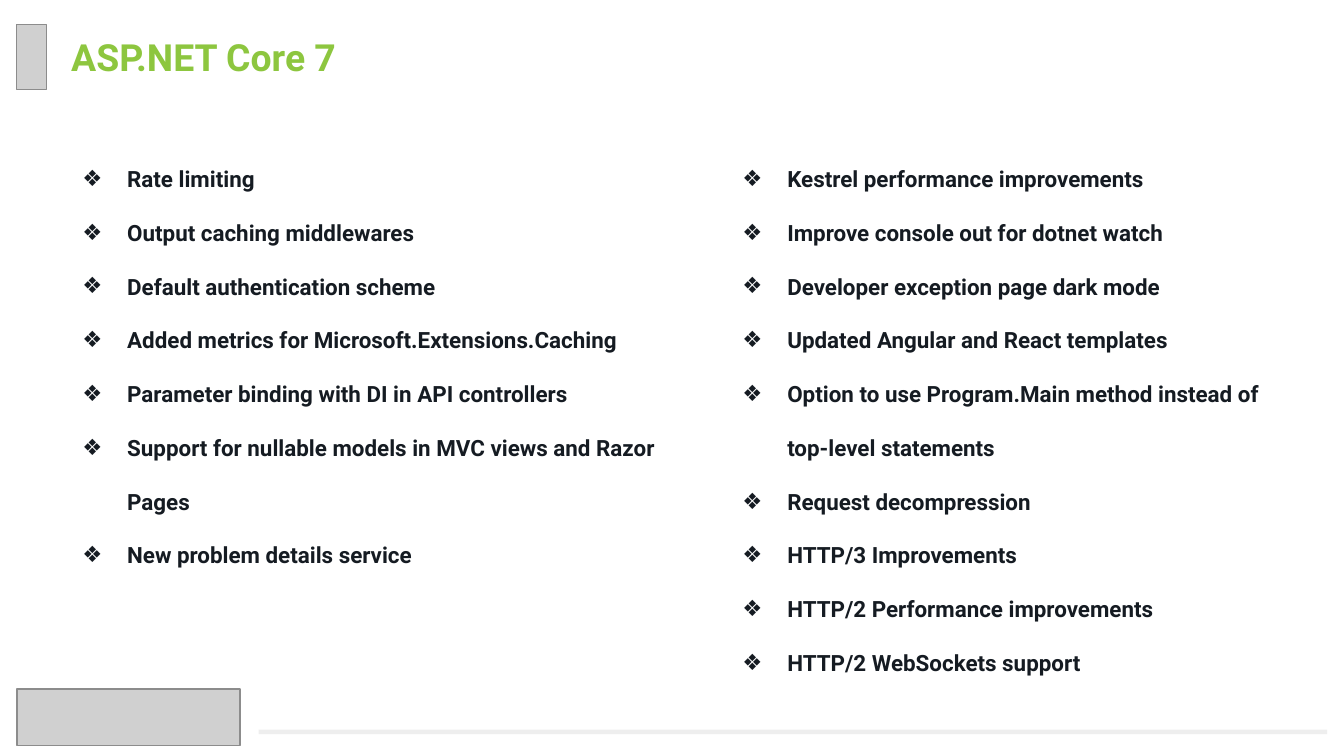
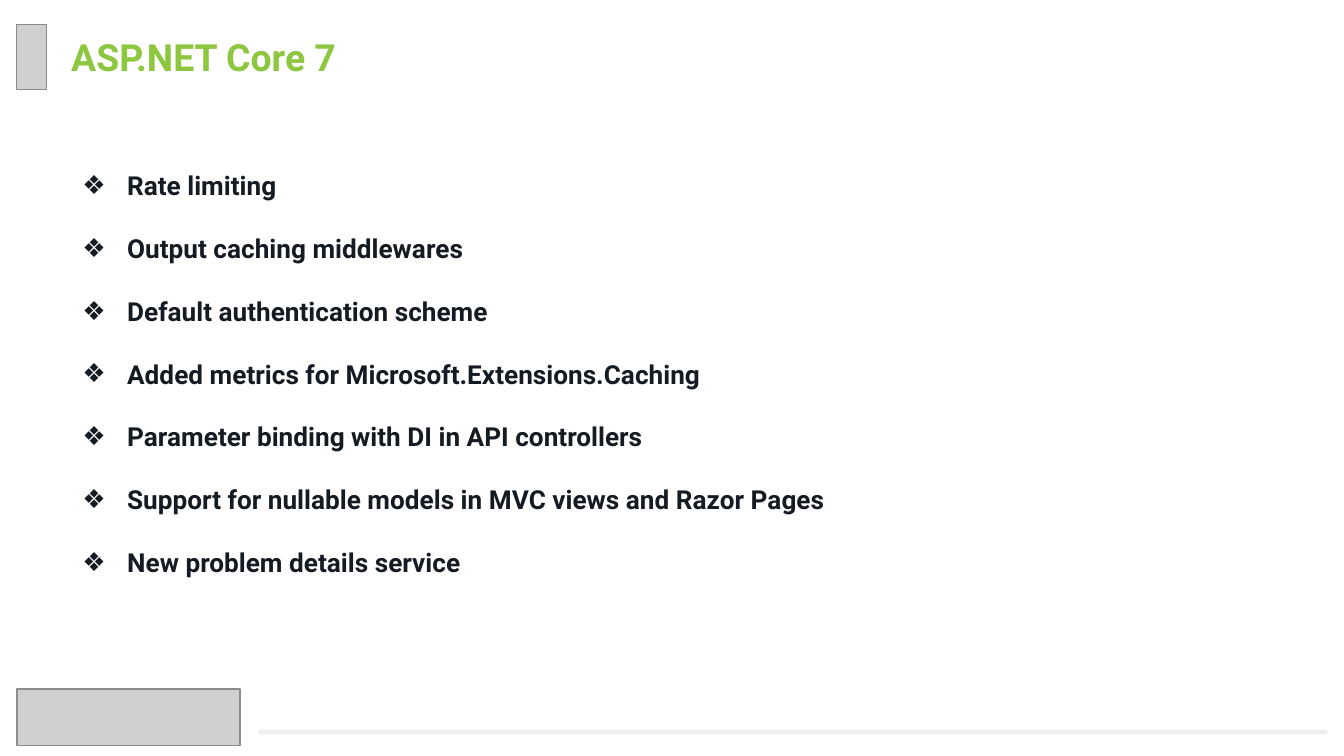
Before and after one commit to vutruong2003/dotnet7csharp11, a slide deck: slide 21 of Slide/Vu.Truong - Tech Talk - Dotnet 7 And C# 11.pptx (slide 20 before the commit). Drawn at 1344x756 pixels with LibreOffice and Linux fonts; fonts in the diff are those of the drawing; grey boxes stand for pictures. Boxes give left, top, right and bottom in pixels: in the first picture for what was removed or moved away, otherwise in the second. Text is boxed around its words. In the diff, an @@ line names an element or a change of style, - is before the commit and + after.

```diff
--- a/Slide/Vu.Truong - Tech Talk - Dotnet 7 And C# 11.pptx
+++ b/Slide/Vu.Truong - Tech Talk - Dotnet 7 And C# 11.pptx
@@ text "Rate limiting" at <box>127,175,824,578</box>: size 12 to 14 pt @@
@@ text removed at <box>787,170,1259,676</box> @@
-❖ Kestrel performance improvements
-❖ Improve console out for dotnet watch
-❖ Developer exception page dark mode
-❖ Updated Angular and React templates
-❖ Option to use Program.Main method instead of top-level statements
-❖ Request decompression
-❖ HTTP/3 Improvements
-❖ HTTP/2 Performance improvements
-❖ HTTP/2 WebSockets support
```
Also in this commit, not shown: 7 other slides changed, 2 slides added, 28 other files.
